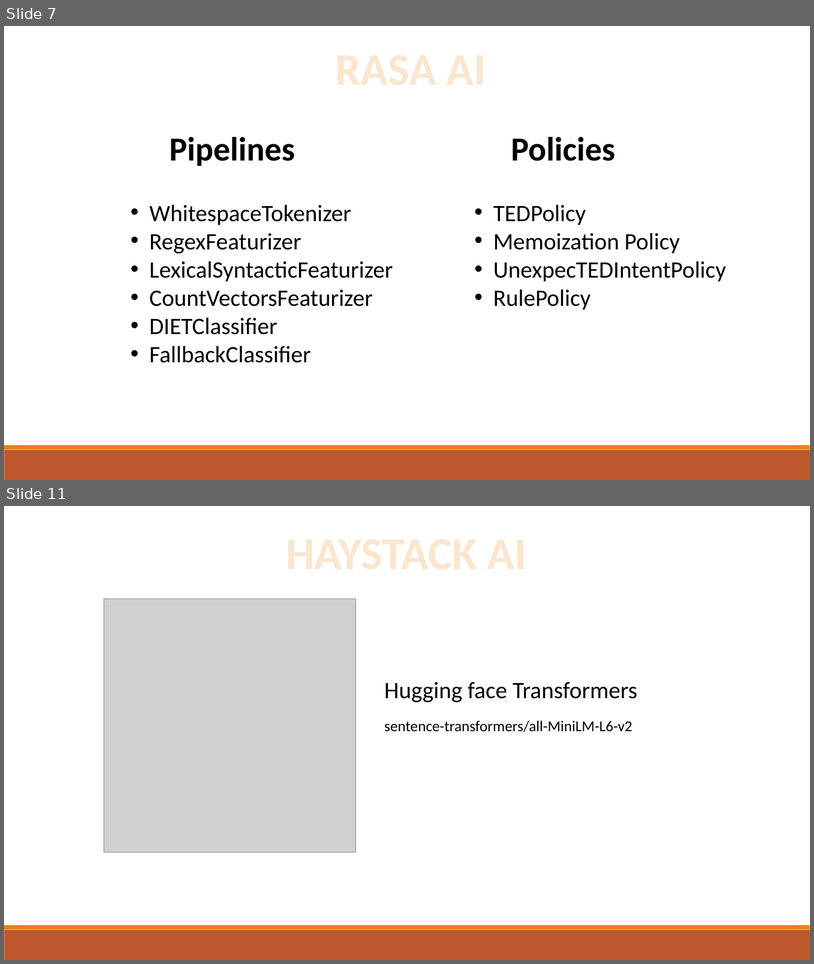
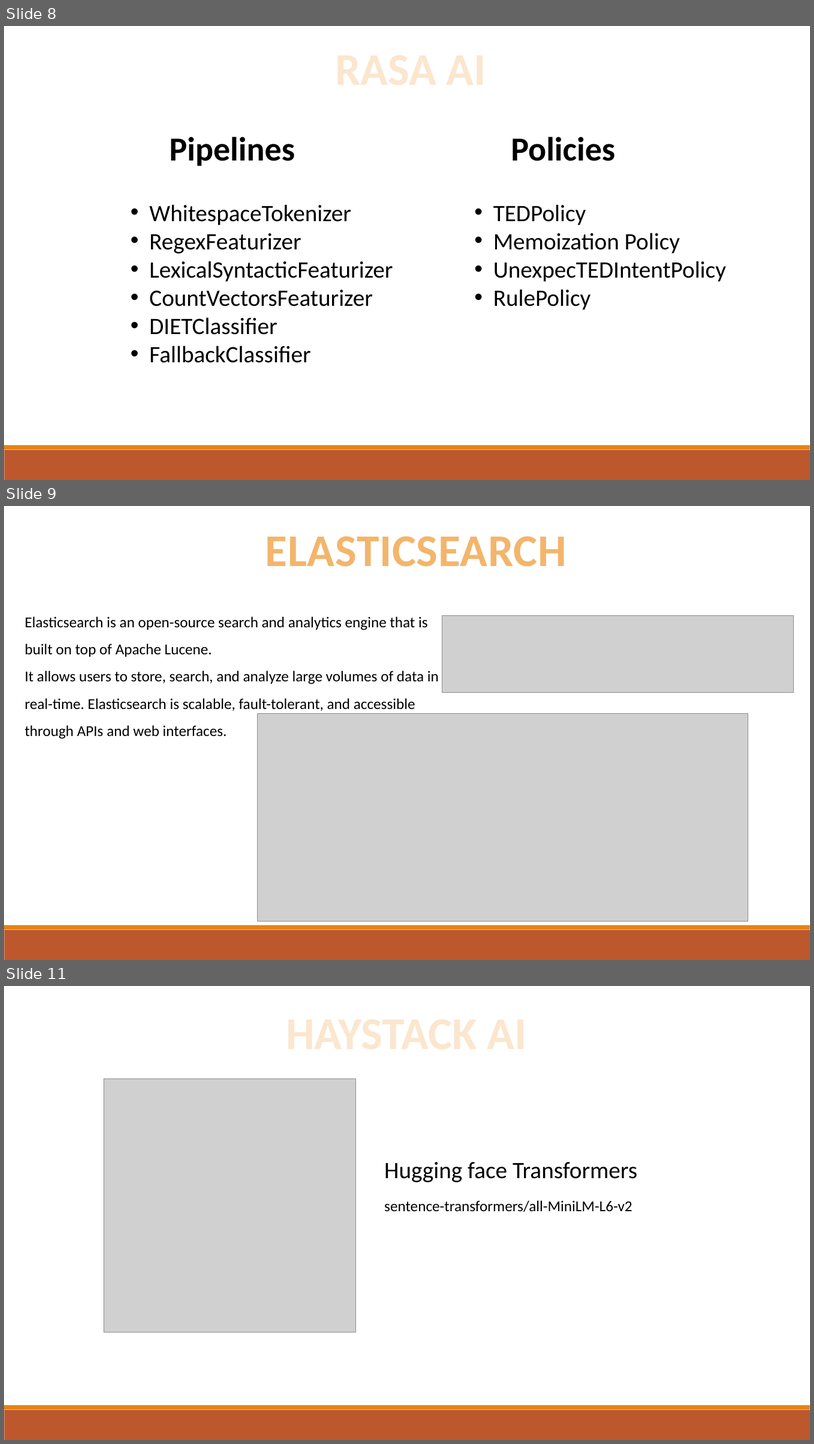
Before and after one commit to DevershiV/Major-Project, a slide deck: AI bot.pptx. Shown one above the other, each under a label of ours: slides 7 and 11 before the commit, slides 8, 9 and 11 after it; the slides between them are not shown. The pictures are 814x964 and 814x1444 pixels, drawn with LibreOffice and Linux fonts; fonts in the diff are those of the drawing; grey boxes stand for pictures. Boxes give left, top, right and bottom in pixels: in the first picture for what was removed or moved away, otherwise in the second. Text is boxed around its words. In the diff, an @@ line names an element or a change of style, - is before the commit and + after.

```diff
--- a/AI bot.pptx
+++ b/AI bot.pptx
@@ slide 9 added at [4,506,810,960], background #FFFFFF; not listed: 2 template elements that a slide beside it also shows @@
@@ text added at [266,536,567,567], 54 pt, text #F3B56C, bold @@
+ELASTICSEARCH
@@ text added at [25,616,439,739], 18 pt, text #000000 @@
+Elasticsearch is an open-source search and analytics engine that is built on top of Apache Lucene.
+It allows users to store, search, and analyze large volumes of data in real-time. Elasticsearch is scalable, fault-tolerant, and accessible through APIs and web interfaces.
@@ picture added at [443,615,794,693] @@
@@ picture added at [257,713,748,921] @@
@@ what was slide 7 is now slide 8 @@
```
Also in this commit, not shown: 2 slides changed, 7 other slides added, 7 slides removed, 1 other file.
